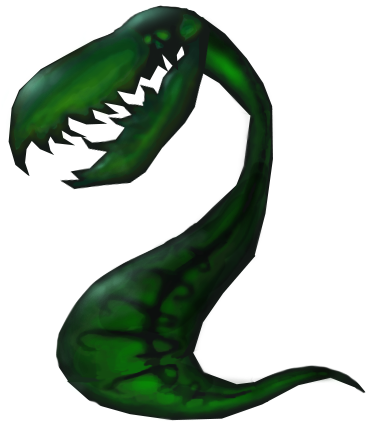
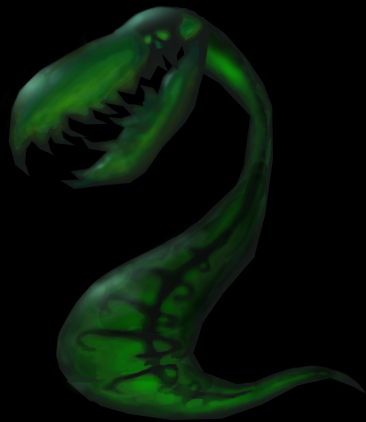
Comparing the layer stacks of the two w=366, h=422 images. Changes:
added layer "Layer 1" over [0,0,366,422]
